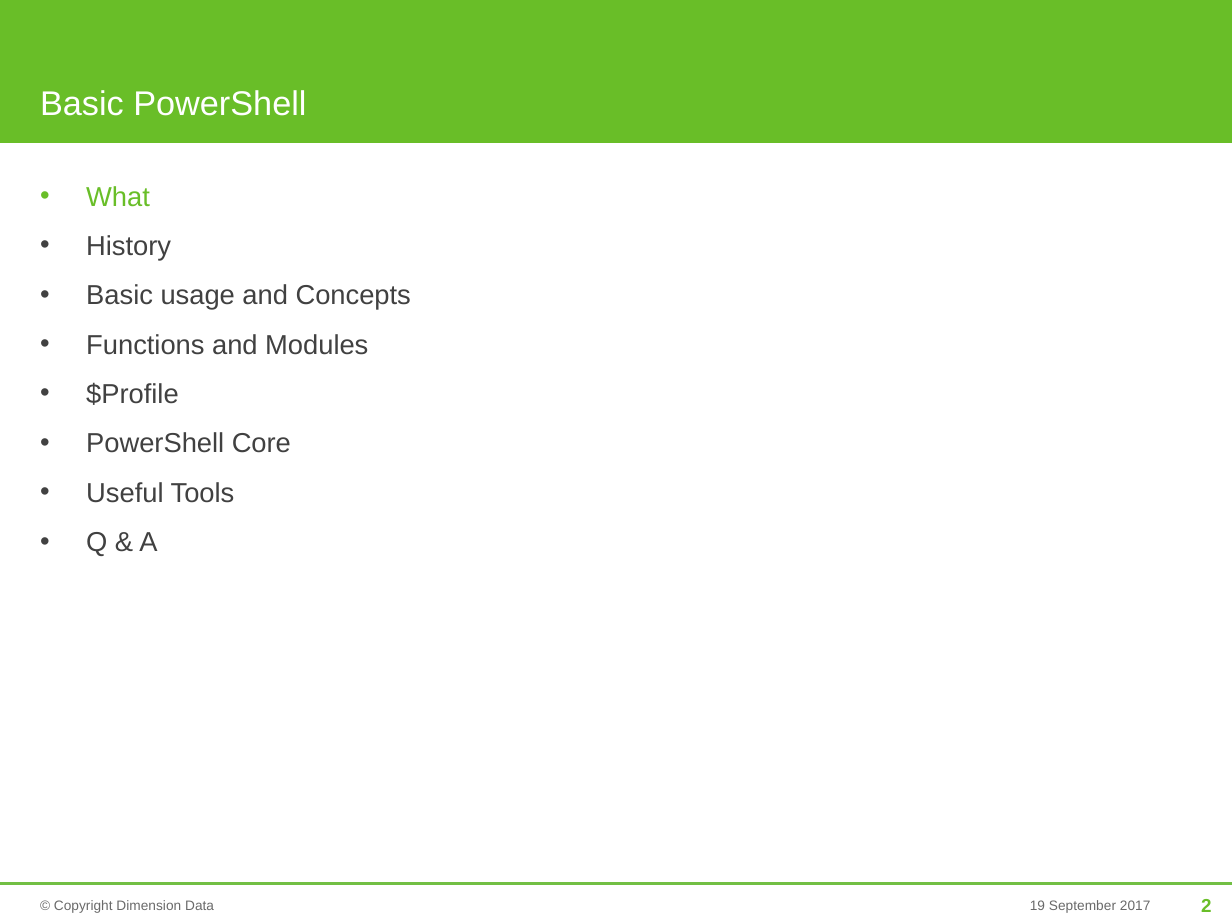
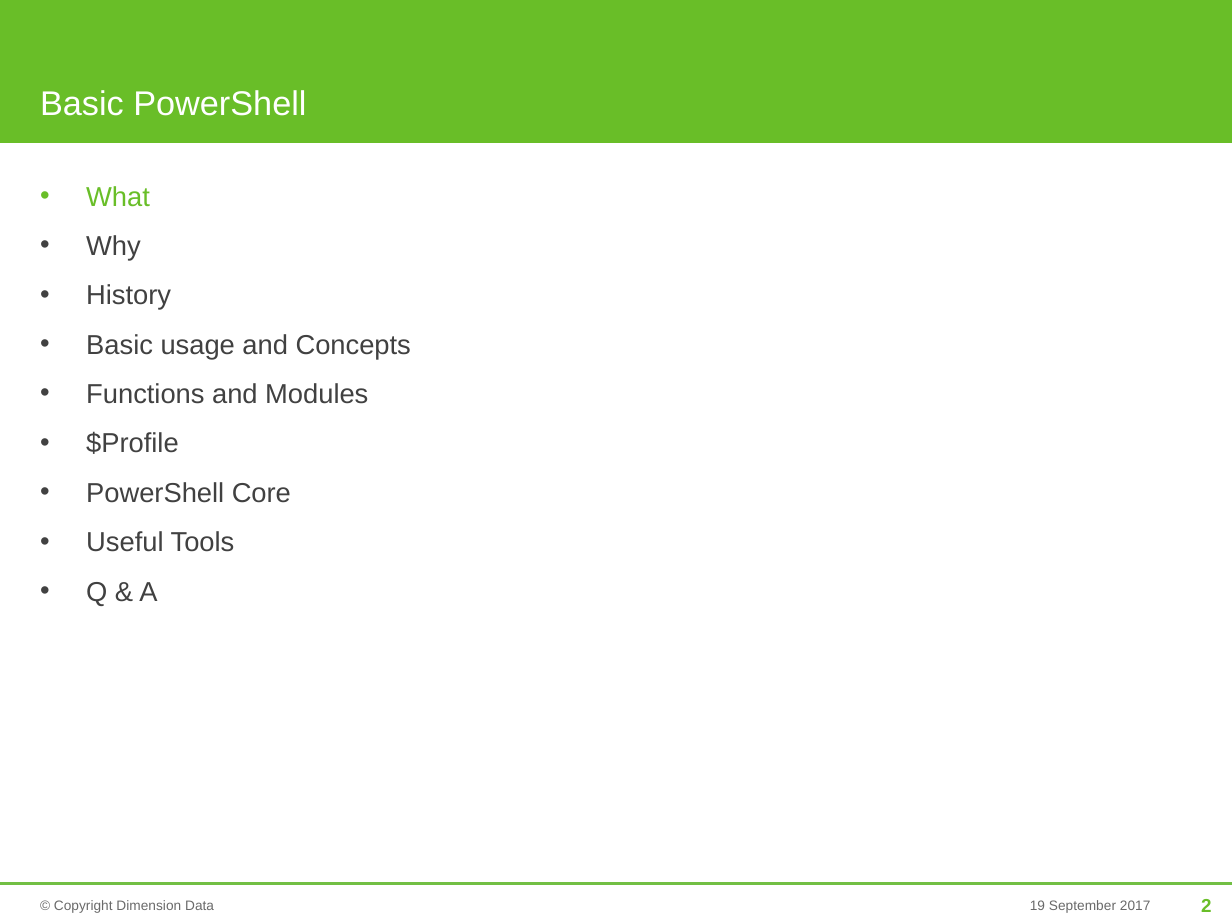
Before and after one commit to mjrio/mjr-tooling-poweshell, a slide deck: slide 2 of BasicPowerShell.pptx. Drawn at 1232x924 pixels with LibreOffice and Linux fonts; fonts in the diff are those of the drawing; background and template pictures are left out. Boxes give left, top, right and bottom in pixels: in the first picture for what was removed or moved away, otherwise in the second. Text is boxed around its words. In the diff, an @@ line names an element or a change of style, - is before the commit and + after.

```diff
--- a/BasicPowerShell.pptx
+++ b/BasicPowerShell.pptx
@@ text at <box>86,235,141,261</box>: paragraph added @@
+• Why
```
Also in this commit, not shown: 9 other slides changed, 2 slides added, 1 other file.
